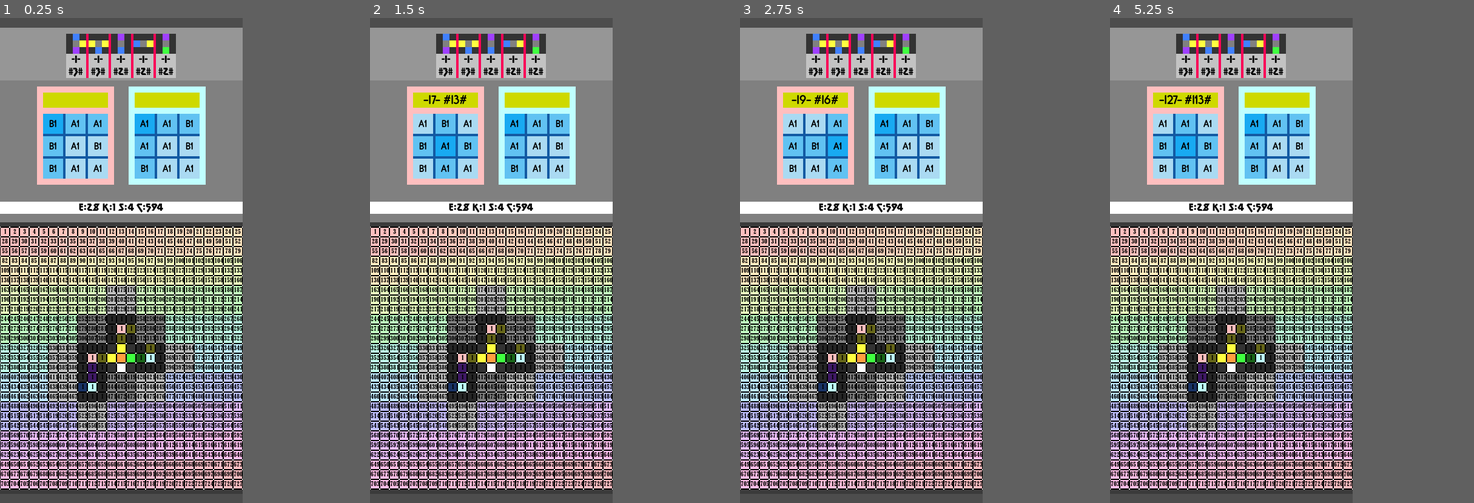
Above: before the commit, frames 1-4 (left to right).
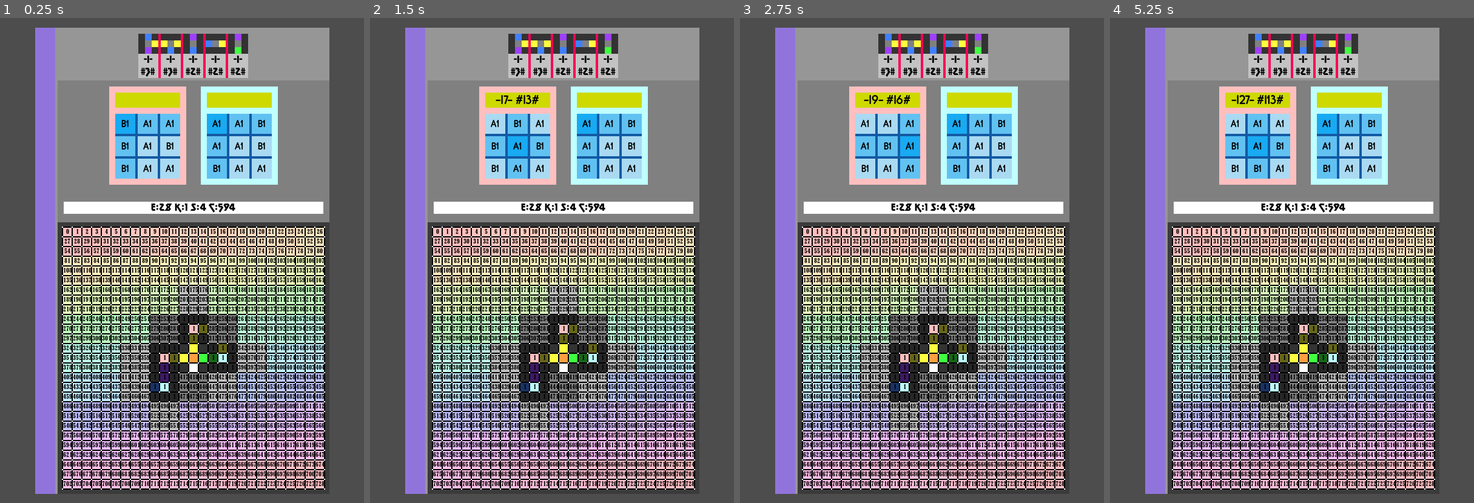
Above: after the commit, the same moments.

Repository: Pe3Hu/rangi
Game: Godot game, scene res://scene/Game.tscn
The game is run twice, just before and just after one commit, with the same random seed, the same clock (stepped at 60 frames per second) and the same inputs.
Inputs:
- Up to frame 1 (0.25 s): no input
- Up to frame 2 (1.5 s): tap Enter at 0.5 s; hold D 0.53-1.28 s; tap Q at 0.6 s; tap Space at 0.77, 1.25 s; hold S from 1.28 s (still down); tap E at 1.35 s
- Up to frame 3 (2.75 s): tap Space at 1.52 s; tap Enter at 2 s; release S at 2.03 s; hold D from 2.03 s (still down); tap R at 2.1 s
- Up to frame 4 (5.25 s): tap Space at 2.75, 3.02, 3.77, 4.25, 4.52 s; release D at 2.78 s; hold W 2.78-3.53 s; tap F at 2.85 s; tap Enter at 3.5 s; hold A 3.53-5.03 s; tap Z at 3.6 s; tap X at 4.35 s; hold S from 5.03 s (still down); tap Q at 5.1 s
In our replay, the window is 400x800 before the commit and 600x800 after it. These sizes can differ from the game's own. Grey fills any space a smaller window leaves; there, only what the larger window draws over its background counts as a difference.

The runs differ from the first frame. In frame 1, 67% of the frame differs, in the area x 0-91%, y 2-99%; in frame 2, 67%; in frame 3, 67%; in frame 4, 67%.
Error in both runs: Invalid call. Nonexistent function 'decide_which_worksite_to_build_on' in base 'RefCounted (Conveyor)'. (res://scene/Game.gd:54)

Commit message:
update version 0.0031
1. Added class: Orbit, Satellite, Asteroid

Diff:
--- a/project.godot
+++ b/project.godot
@@ -27,8 +27,9 @@
 Classes_6="*res://script/Classes_6.gd"
 Classes_7="*res://script/Classes_7.gd"
 Classes_8="*res://script/Classes_8.gd"
+Classes_9="*res://script/Classes_9.gd"
 
 [display]
 
-window/size/viewport_width=400
+window/size/viewport_width=600
 window/size/viewport_height=800
--- a/scene/0/planet.tscn
+++ b/scene/0/planet.tscn
@@ -22,10 +22,14 @@
 layout_mode = 2
 color = Color(0.588235, 0.588235, 0.588235, 1)
 
-[node name="VBox" type="VBoxContainer" parent="."]
+[node name="HBox" type="HBoxContainer" parent="."]
+layout_mode = 2
+alignment = 1
+
+[node name="VBox" type="VBoxContainer" parent="HBox"]
 layout_mode = 2
 
-[node name="Outpost" type="HBoxContainer" parent="VBox"]
+[node name="Outpost" type="HBoxContainer" parent="HBox/VBox"]
 layout_mode = 2
 theme_override_constants/separation = 0
 alignment = 1
--- /dev/null
+++ b/scene/9/asteroid.tscn
@@ -0,0 +1,8 @@
+[gd_scene format=3 uid="uid://clkye0rtk7rfe"]
+
+[node name="Asteroid" type="MarginContainer"]
+offset_right = 40.0
+offset_bottom = 40.0
+
+[node name="BG" type="ColorRect" parent="."]
+layout_mode = 2
--- /dev/null
+++ b/scene/9/orbit.gd
@@ -0,0 +1,13 @@
+extends MarginContainer
+
+
+var parent = null
+
+
+func set_parent(parent_) -> void:
+	parent = parent_
+	update_size()
+
+
+func update_size() -> void:
+	custom_minimum_size = Vector2(Global.vec.size.node.spielkarte)
--- /dev/null
+++ b/scene/9/orbit.tscn
@@ -0,0 +1,15 @@
+[gd_scene load_steps=2 format=3 uid="uid://bh7snhif7sh1w"]
+
+[ext_resource type="Script" path="res://scene/9/orbit.gd" id="1_b3r8f"]
+
+[node name="Orbit" type="MarginContainer"]
+offset_right = 40.0
+offset_bottom = 40.0
+script = ExtResource("1_b3r8f")
+
+[node name="BG" type="ColorRect" parent="."]
+layout_mode = 2
+color = Color(0.568627, 0.454902, 0.858824, 1)
+
+[node name="Satellite" type="VBoxContainer" parent="."]
+layout_mode = 2
--- /dev/null
+++ b/scene/9/satellite.gd
@@ -0,0 +1,13 @@
+extends MarginContainer
+
+
+var parent = null
+
+
+func set_parent(parent_) -> void:
+	parent = parent_
+	update_size()
+
+
+func update_size() -> void:
+	custom_minimum_size = Vector2(Global.vec.size.node.spielkarte)
--- /dev/null
+++ b/scene/9/satellite.tscn
@@ -0,0 +1,12 @@
+[gd_scene load_steps=2 format=3 uid="uid://bl1ch6qshqx1h"]
+
+[ext_resource type="Script" path="res://scene/9/satellite.gd" id="1_54lcg"]
+
+[node name="Satellite" type="MarginContainer"]
+offset_right = 40.0
+offset_bottom = 40.0
+script = ExtResource("1_54lcg")
+
+[node name="BG" type="ColorRect" parent="."]
+layout_mode = 2
+color = Color(0.188235, 0.698039, 0.686275, 1)
--- a/script/Classes_0.gd
+++ b/script/Classes_0.gd
@@ -47,6 +47,7 @@
 		obj.cosmos = input_.cosmos
 		init_scene()
 		init_bureau()
+		init_orbit()
 		init_outposts()
 		update_badges()
 
@@ -61,6 +62,12 @@
 		var input = {}
 		input.planet = self
 		obj.bureau = Classes_3.Bureau.new(input)
+
+
+	func init_orbit() -> void:
+		var input = {}
+		input.planet = self
+		obj.orbit = Classes_9.Orbit.new(input)
 
 
 	func init_outposts() -> void:
--- a/script/Classes_3.gd
+++ b/script/Classes_3.gd
@@ -18,8 +18,8 @@
 	func init_scene() -> void:
 		scene.myself = Global.scene.bureau.instantiate()
 		scene.myself.set_parent(self)
-		obj.planet.scene.myself.get_node("VBox").add_child(scene.myself)
-		obj.planet.scene.myself.get_node("VBox").move_child(scene.myself, 0)
+		obj.planet.scene.myself.get_node("HBox/VBox").add_child(scene.myself)
+		obj.planet.scene.myself.get_node("HBox/VBox").move_child(scene.myself, 0)
 
 
 	func init_bids() -> void:
@@ -126,6 +126,7 @@
 
 		return fit
 
+
 	func check_types_of_incentive(schematic_: Classes_8.Schematic, incentive_: Classes_8.Incentive, turn_: int) -> bool:
 		var center = incentive_.obj.cluster.obj.center
 		var index =  Global.num.size.continent.col * center.vec.grid.y + center.vec.grid.x
--- a/script/Classes_7.gd
+++ b/script/Classes_7.gd
@@ -24,7 +24,7 @@
 	func init_scene() -> void:
 		scene.myself = Global.scene.outpost.instantiate()
 		scene.myself.set_parent(self)
-		obj.planet.scene.myself.get_node("VBox/Outpost").add_child(scene.myself)
+		obj.planet.scene.myself.get_node("HBox/VBox/Outpost").add_child(scene.myself)
 
 
 	func init_continent() -> void:
--- /dev/null
+++ b/script/Classes_9.gd
@@ -0,0 +1,52 @@
+extends Node
+
+
+#Орбита orbit
+class Orbit:
+	var obj = {}
+	var scene = {}
+
+
+	func _init(input_: Dictionary) -> void:
+		obj.planet = input_.planet
+		init_scene()
+
+
+	func init_scene() -> void:
+		scene.myself = Global.scene.orbit.instantiate()
+		scene.myself.set_parent(self)
+		obj.planet.scene.myself.get_node("HBox").add_child(scene.myself)
+		obj.planet.scene.myself.get_node("HBox").move_child(scene.myself, 0)
+
+
+#Спутник satellite
+class Satellite:
+	var obj = {}
+	var scene = {}
+
+
+	func _init(input_: Dictionary) -> void:
+		obj.orbit = input_.orbit
+		obj.branch = input_.branch
+		init_scene()
+
+
+	func init_scene() -> void:
+		scene.myself = Global.scene.satellite.instantiate()
+		scene.myself.set_parent(self)
+
+
+#Астероид asteroid
+class Asteroid:
+	var obj = {}
+	var scene = {}
+
+
+	func _init(input_: Dictionary) -> void:
+		obj.orbit = input_.orbit
+		init_scene()
+
+
+	func init_scene() -> void:
+		scene.myself = Global.scene.asteroid.instantiate()
+		scene.myself.set_parent(self)
--- a/script/Global.gd
+++ b/script/Global.gd
@@ -538,7 +538,9 @@
 	scene.conveyor = load("res://scene/7/conveyor.tscn")
 	scene.scoreboard = load("res://scene/7/scoreboard.tscn")
 	scene.compartment = load("res://scene/7/compartment.tscn")
-
+	scene.orbit = load("res://scene/9/orbit.tscn")
+	scene.satellite = load("res://scene/9/satellite.tscn")
+	scene.asteroid = load("res://scene/9/asteroid.tscn")
 
 
 func get_random_element(arr_: Array):
